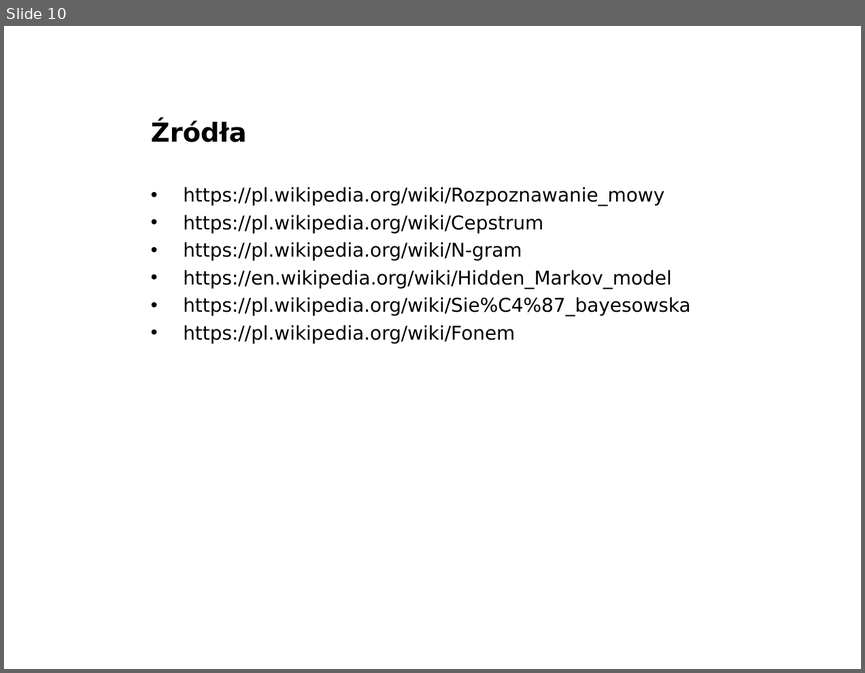
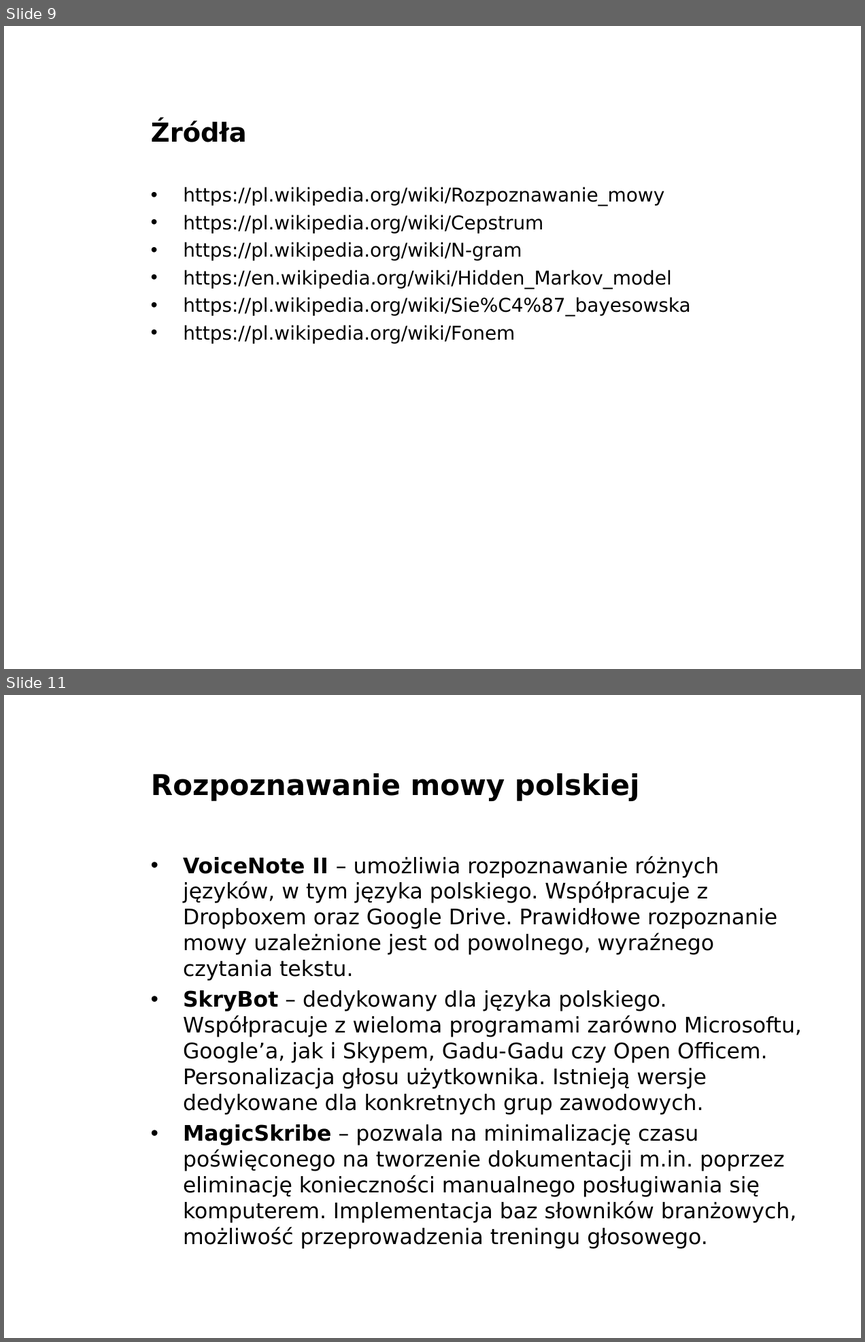
Before and after one commit to Armes/PSI_GCP01_zima_2016-2017_Szymon_Durak, a slide deck: prezentacja/Rozpoznawanie mowy wstęp.ppt. Shown one above the other, each under a label of ours: slide 10 before the commit, slides 9 and 11 after it; the slides between them are not shown. The pictures are 865x673 and 865x1342 pixels, drawn with LibreOffice and Linux fonts; fonts in the diff are those of the drawing; background and template pictures are left out. Boxes give left, top, right and bottom in pixels: in the first picture for what was removed or moved away, otherwise in the second. Text is boxed around its words. In the diff, an @@ line names an element or a change of style, - is before the commit and + after.

```diff
--- a/prezentacja/Rozpoznawanie mowy wstęp.ppt
+++ b/prezentacja/Rozpoznawanie mowy wstęp.ppt
@@ slide 11 added at box(4, 695, 861, 1338), background picture (left out) @@
@@ title added at box(151, 773, 639, 801), 24 pt, text #000000, bold @@
+Rozpoznawanie mowy polskiej
@@ text added at box(183, 855, 802, 1249), 18 pt, text #000000 @@
+• VoiceNote II – umożliwia rozpoznawanie różnych języków, w tym języka polskiego. Współpracuje z Dropboxem oraz Google Drive. Prawidłowe rozpoznanie mowy uzależnione jest od powolnego, wyraźnego czytania tekstu.
+• SkryBot – dedykowany dla języka polskiego. Współpracuje z wieloma programami zarówno Microsoftu, Google’a, jak i Skypem, Gadu-Gadu czy Open Officem. Personalizacja głosu użytkownika. Istnieją wersje dedykowane dla konkretnych grup zawodowych.
+• MagicSkribe – pozwala na minimalizację czasu poświęconego na tworzenie dokumentacji m.in. poprzez eliminację konieczności manualnego posługiwania się komputerem. Implementacja baz słowników branżowych, możliwość przeprowadzenia treningu głosowego.
@@ what was slide 10 is now slide 9 @@
```
Also in this commit, not shown: 12 other slides added, 1 slide removed, 1 other file.
